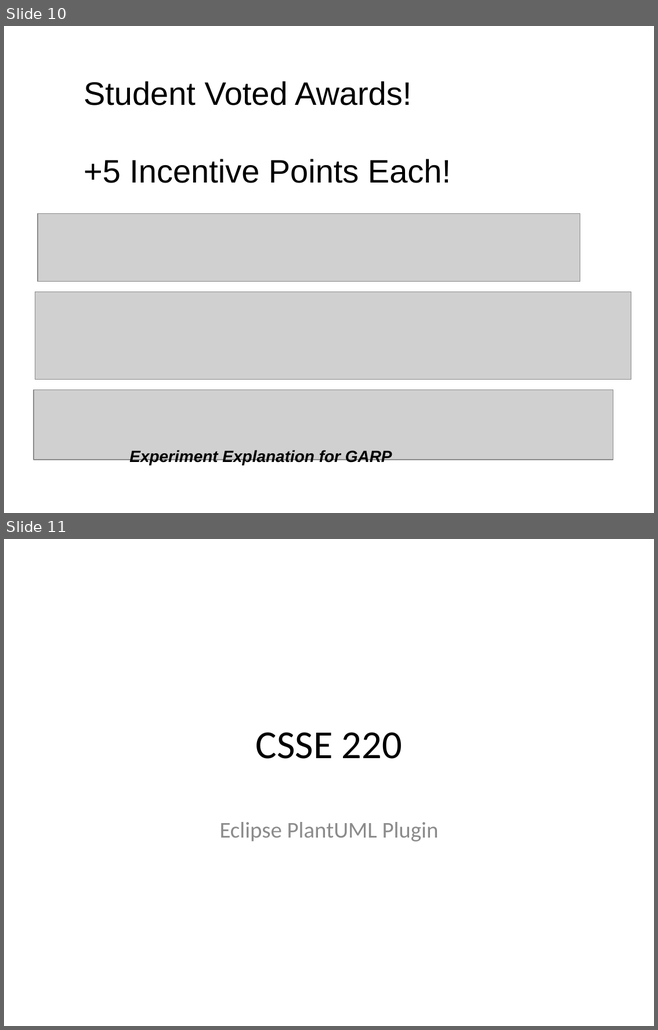
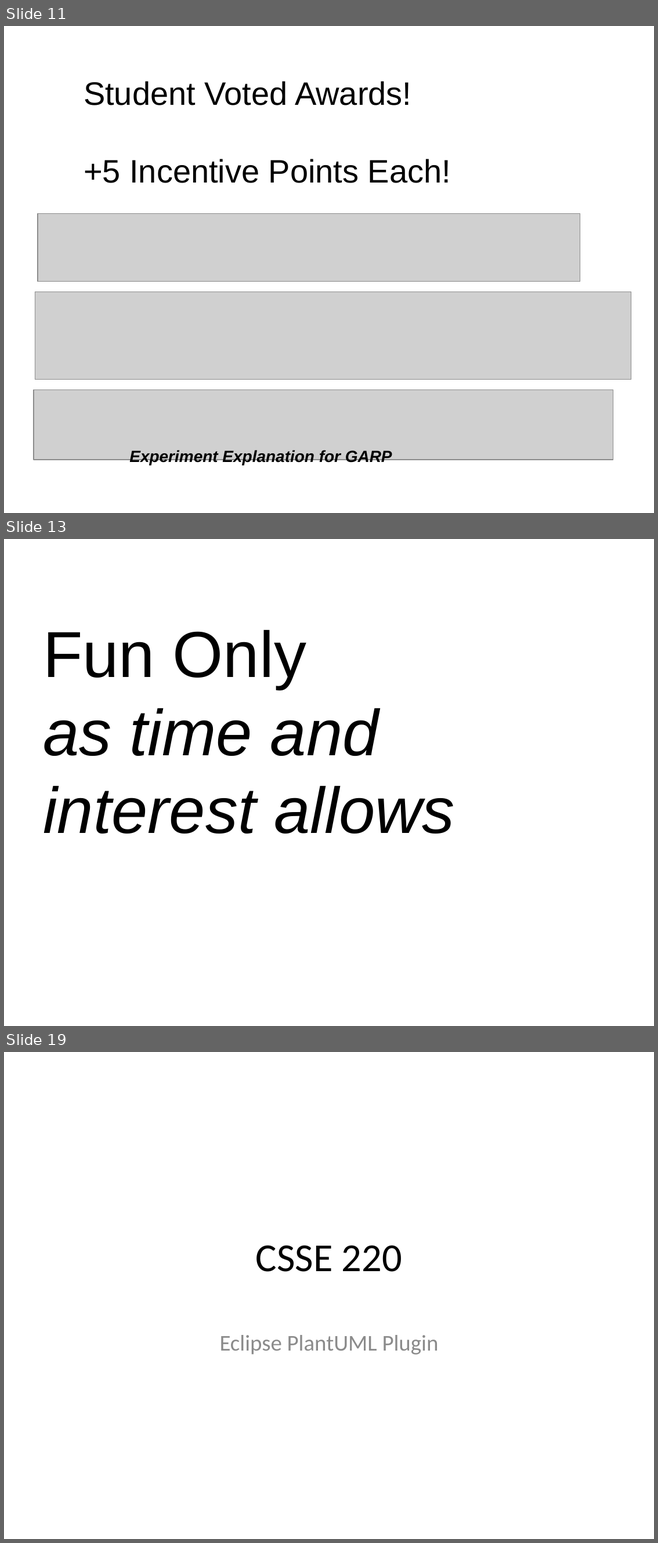
Before and after one commit to RHIT-CSSE/csse220, a slide deck: ClassMaterials/ProjectPresentations/PresentationGuidelinesAndPlantUMLEclipsePlugin.pptx. Shown one above the other, each under a label of ours: slides 10 and 11 before the commit, slides 11, 13 and 19 after it; the slides between them are not shown. The pictures are 658x1030 and 658x1543 pixels, drawn with LibreOffice and Linux fonts; fonts in the diff are those of the drawing; grey boxes stand for pictures. Boxes give left, top, right and bottom in pixels: in the first picture for what was removed or moved away, otherwise in the second. Text is boxed around its words. In the diff, an @@ line names an element or a change of style, - is before the commit and + after.

```diff
--- a/ClassMaterials/ProjectPresentations/PresentationGuidelinesAndPlantUMLEclipsePlugin.pptx
+++ b/ClassMaterials/ProjectPresentations/PresentationGuidelinesAndPlantUMLEclipsePlugin.pptx
@@ slide 13 added at <box>4,539,654,1026</box>, background #FFFFFF @@
@@ text added at <box>43,630,454,834</box>, 72 pt, text #000000, italic @@
+Fun Only
+as time and interest allows
@@ what was slide 10 is now slide 11 @@
@@ what was slide 11 is now slide 19 @@
```
Also in this commit, not shown: 2 slides changed, 7 other slides added, 5 other files.
